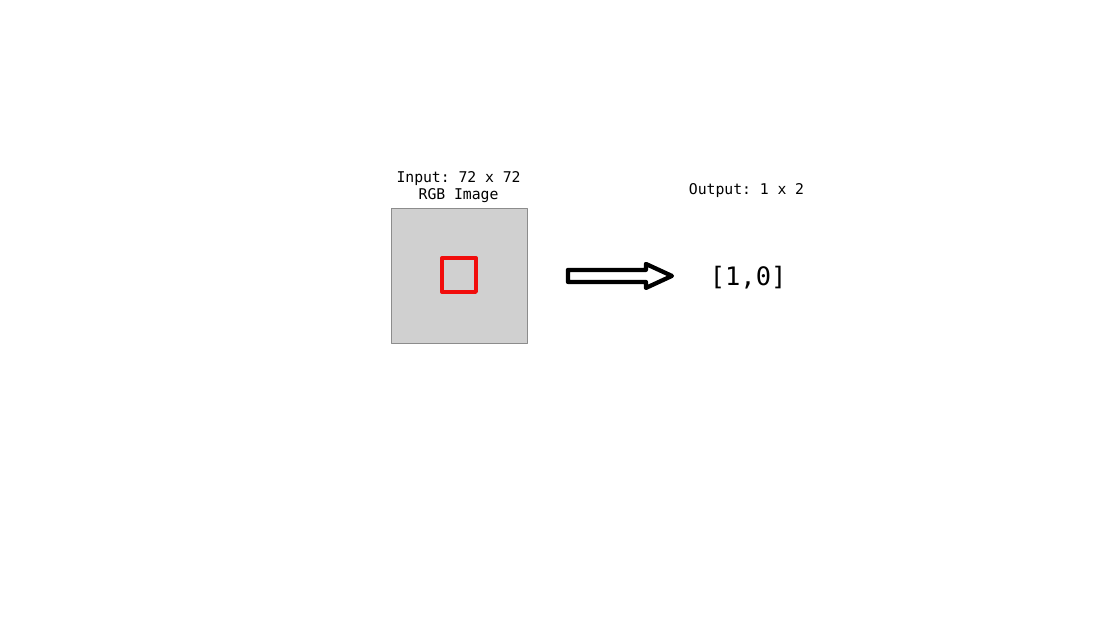
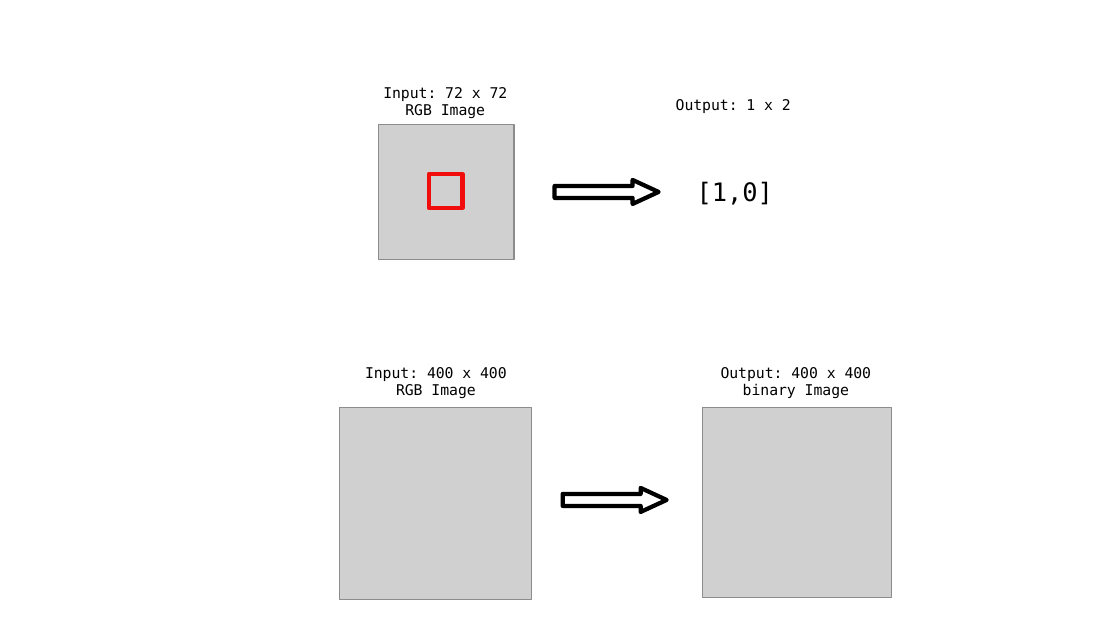
Before and after one commit to octavianussps/ML-Project-2, a slide deck: slide 1 of latex/images/classificationtask.odp. Drawn at 1120x630 pixels with LibreOffice and Linux fonts; fonts in the diff are those of the drawing; grey boxes stand for pictures. Boxes give left, top, right and bottom in pixels: in the first picture for what was removed or moved away, otherwise in the second. Text is boxed around its words. In the diff, an @@ line names an element or a change of style, - is before the commit and + after.

```diff
--- a/latex/images/classificationtask.odp
+++ b/latex/images/classificationtask.odp
@@ 3 texts, 1 picture, 1 rectangle, 1 right arrow: place and size @@
-3 texts, 1 picture, 1 rectangle, 1 right arrow at bbox=[392, 171, 804, 344]
+3 texts, 1 picture, 1 rectangle, 1 right arrow at bbox=[379, 87, 791, 260]
@@ text added at bbox=[365, 367, 507, 398], 10.5 pt, text #000000 @@
+Input: 400 x 400 RGB Image
@@ text added at bbox=[721, 367, 872, 398], 10.5 pt, text #000000 @@
+Output: 400 x 400 binary Image
@@ picture added at bbox=[340, 409, 532, 600] @@
@@ picture added at bbox=[702, 409, 892, 599] @@
@@ right arrow added at bbox=[563, 488, 667, 512], outline #000000 3 pt @@
```
Also in this commit, not shown: 7 other files.
